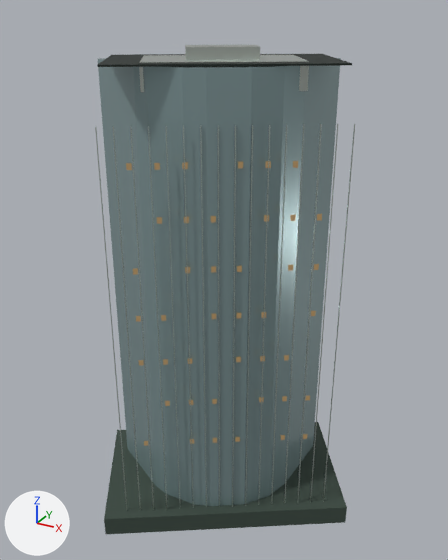
What one commit did to the glTF model landmarks/assets/yihua-tower.glb.
Rendered twice from a camera (50 mm lens) standing at (90.6, -161.6, 159.8) and looking at (2.9, -2.2, 80.1). The lights are fixed; the arrows at lower left show +X, +Y and +Z. The first picture is the older version. Vertices at exactly the same position are counted once.

Script lines for the objects in view, before the commit:
```python
ob_crown_screen = bpy.data.objects.new('crown_screen', me_crown_screen)
ob_crown_screen.location = (0.0, 0.0, 0.0)
ob_crown_step = bpy.data.objects.new('crown_step', me_crown_step)
ob_crown_step.location = (0.0, 0.0, 0.0)
ob_envelope = bpy.data.objects.new('envelope', me_envelope)
ob_envelope.location = (0.0, 0.0, 0.0)
ob_fins = bpy.data.objects.new('fins', me_fins)
ob_fins.location = (0.0, 0.0, 0.0)
ob_night_windows = bpy.data.objects.new('night_windows', me_night_windows)
ob_night_windows.location = (0.0, 0.0, 0.0)
ob_podium = bpy.data.objects.new('podium', me_podium)
ob_podium.location = (0.0, 0.0, 0.0)
ob_roof_deck = bpy.data.objects.new('roof_deck', me_roof_deck)
ob_roof_deck.location = (0.0, 0.0, 0.0)
```
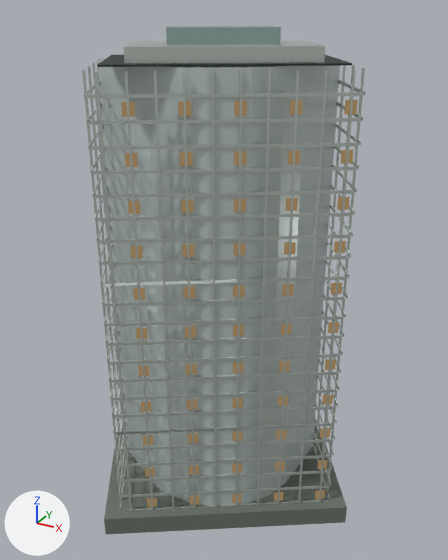
Where the change shows, as pixel boxes (x1, y1, x2, y2) in the pictures (448 x 560 px; the box of a moved part takes in the faces that stretch with it):
'envelope', recoloured, surface changed (grey to light grey)
    both: (98, 58, 341, 506)
'fins', reshaped (9% wider, 17% taller)
    before: (95, 124, 355, 510)
    after: (82, 60, 365, 511)
'floor_bands', added
    after: (84, 80, 366, 511)
'podium', recoloured (lighter)
    both: (104, 422, 347, 534)
'night_windows', reshaped (21% wider, 43% taller)
    before: (126, 161, 322, 446)
    after: (121, 100, 358, 507)
'crown_step', reshaped (18% wider, 37% shorter)
    before: (139, 55, 309, 92)
    after: (124, 40, 325, 63)
'crown_screen', reshaped
    before: (185, 45, 260, 60)
    after: (166, 25, 281, 45)
part 3 of me_fins, rebuilt (15% wider, 14% taller)
    before: (323, 124, 355, 502)
    after: (319, 70, 356, 502)
part 4 of me_fins, rebuilt (7% wider, 15% taller)
    before: (310, 124, 338, 502)
    after: (298, 70, 328, 503)
part 5 of me_fins, rebuilt (10% wider, 14% taller)
    before: (284, 124, 304, 503)
    after: (277, 70, 299, 504)
part 6 of me_fins, rebuilt (15% wider, 14% taller)
    before: (258, 125, 270, 505)
    after: (257, 70, 271, 505)
part 7 of me_fins, rebuilt (11% narrower, 14% taller)
    before: (245, 125, 253, 505)
    after: (236, 71, 243, 506)
part 8 of me_fins, rebuilt (133% wider, 14% taller)
    before: (218, 125, 220, 507)
    after: (211, 71, 217, 507)
part 9 of me_fins, rebuilt
    before: (200, 125, 207, 507)
    after: (183, 71, 196, 508)
part 10 of me_fins, rebuilt (40% wider, 17% taller)
    before: (166, 126, 180, 501)
    after: (154, 71, 174, 509)
part 11 of me_fins, rebuilt (16% wider, 14% taller)
    before: (130, 126, 154, 510)
    after: (125, 71, 153, 510)
part 12 of me_fins, rebuilt (31% wider, 15% taller)
    before: (113, 126, 141, 510)
    after: (95, 71, 132, 511)
part 13 of me_fins, moved or reshaped
    before: (95, 124, 322, 510)
    after: (82, 60, 365, 500)

What changed in the scene script:
```text
Change mat_glass:
    mat_glass.base_color: (0.27, 0.381, 0.392) -> (0.558, 0.644, 0.631)  # grey #8ea6a8 -> light grey #c5d2d0
    mat_glass.roughness: 0.24 -> 0.16
Change mat_stone:
    mat_stone.base_color: (0.0452, 0.0704, 0.0545) -> (0.153, 0.175, 0.15)  # greyish green #3c4b42 -> grey #6d746c
Change me_crown_step:
    remove me_crown_step.from_pydata(...)  # 8 vertices, 12 faces; spans x -22.1..28.0, y -25.6..18.7, z 139.6..147.0
    add me_crown_step.from_pydata(...)  # 8 vertices, 12 faces; spans x -26.2..32.0, y -29.2..22.3, z 146.7..150.8
    me_crown_step part 1: the whole mesh is rebuilt
Change me_crown_screen:
    remove me_crown_screen.from_pydata(...)  # 8 vertices, 12 faces; spans x -8.4..14.2, y -13.4..6.6, z 147.0..150.2
    remove me_crown_screen.materials.append(mat_metal)  # light grey #c2cac3
    add me_crown_screen.from_pydata(...)  # 8 vertices, 12 faces; spans x -14.1..19.9, y -18.4..11.6, z 149.2..155.1
    me_crown_screen part 2: the whole mesh is rebuilt
    add me_crown_screen.materials.append(mat_glass_alt)  # grey #9eb6b0
Change me_fins:
    remove me_fins.from_pydata(...)  # 256 vertices, 384 faces; spans x -35.9..41.7, y -38.3..31.5, z 1.0..132.3
    add me_fins.from_pydata(...)  # 224 vertices, 336 faces; spans x -35.5..41.3, y -38.0..31.1, z 0.5..145.5
    me_fins part 3: the loose piece of 8 vertices spanning x 41.4..41.7, y -2.8..-2.4, z 1.0..132.3 is rebuilt with 8 vertices and now spans x 40.1..40.9, y -3.9..-3.0, z 0.5..145.5
    me_fins part 4: the loose piece of 8 vertices spanning x 37.6..38.0, y -5.2..-4.7, z 1.0..132.3 is rebuilt with 8 vertices and now spans x 34.1..35.0, y -7.6..-6.8, z 0.5..145.5
    me_fins part 5: the loose piece of 8 vertices spanning x 30.2..30.6, y -9.9..-9.5, z 1.0..132.3 is rebuilt with 8 vertices and now spans x 28.2..29.1, y -11.4..-10.6, z 0.5..145.5
    me_fins part 6: the loose piece of 8 vertices spanning x 22.8..23.2, y -14.7..-14.2, z 1.0..132.3 is rebuilt with 8 vertices and now spans x 22.3..23.1, y -15.2..-14.3, z 0.5..145.5
    me_fins part 7: the loose piece of 8 vertices spanning x 19.1..19.5, y -17.0..-16.6, z 1.0..132.3 is rebuilt with 8 vertices and now spans x 16.3..17.2, y -19.0..-18.1, z 0.5..145.5
    me_fins part 8: the loose piece of 8 vertices spanning x 11.7..12.0, y -21.8..-21.3, z 1.0..132.3 is rebuilt with 8 vertices and now spans x 10.4..11.2, y -22.8..-21.9, z 0.5..145.5
    me_fins part 9: the loose piece of 8 vertices spanning x 7.9..8.3, y -24.1..-23.7, z 1.0..132.3 is rebuilt with 8 vertices and now spans x 4.4..5.3, y -26.6..-25.7, z 0.5..145.5
    me_fins part 10: the loose piece of 8 vertices spanning x 0.5..0.9, y -28.9..-28.4, z 1.0..132.3 is rebuilt with 8 vertices and now spans x -1.5..-0.6, y -30.4..-29.5, z 0.5..145.5
    me_fins part 11: the loose piece of 8 vertices spanning x -6.9..-6.5, y -33.6..-33.2, z 1.0..132.3 is rebuilt with 8 vertices and now spans x -7.4..-6.6, y -34.2..-33.3, z 0.5..145.5
    me_fins part 12: the loose piece of 8 vertices spanning x -10.6..-10.2, y -36.0..-35.5, z 1.0..132.3 is rebuilt with 8 vertices and now spans x -13.4..-12.5, y -38.0..-37.1, z 0.5..145.5
    me_fins part 13: 88 vertices removed from x -24.9..34.5, y -38.3..27.0, z 1.0..132.3; 64 vertices added at x -35.5..41.3, y -35.5..28.7, z 0.5..145.5
    other edits to the shape of me_fins do not show in these pictures
Change me_night_windows:
    remove me_night_windows.from_pydata(...)  # 336 vertices, 168 faces; spans x -29.8..35.7, y -34.3..27.5, z 32.9..122.9
    add me_night_windows.from_pydata(...)  # 440 vertices, 220 faces; spans x -30.0..41.7, y -34.4..31.3, z 7.7..138.3
    me_night_windows part 14: 168 vertices removed from x -8.3..35.7, y -34.3..-6.3, z 32.9..122.9; 220 vertices added at x -8.5..41.7, y -34.4..-2.4, z 7.7..138.3
    other edits to the shape of me_night_windows do not show in these pictures
Add ob_floor_bands:
    ob_floor_bands = bpy.data.objects.new('floor_bands', me_floor_bands)  # 704 vertices, 1056 faces; spans x -37.2..43.1, y -39.0..32.1, z 5.9..140.1; in mat_metal (light grey #d5ddd6)
    ob_floor_bands.location = (0.0, 0.0, 0.0)
```
